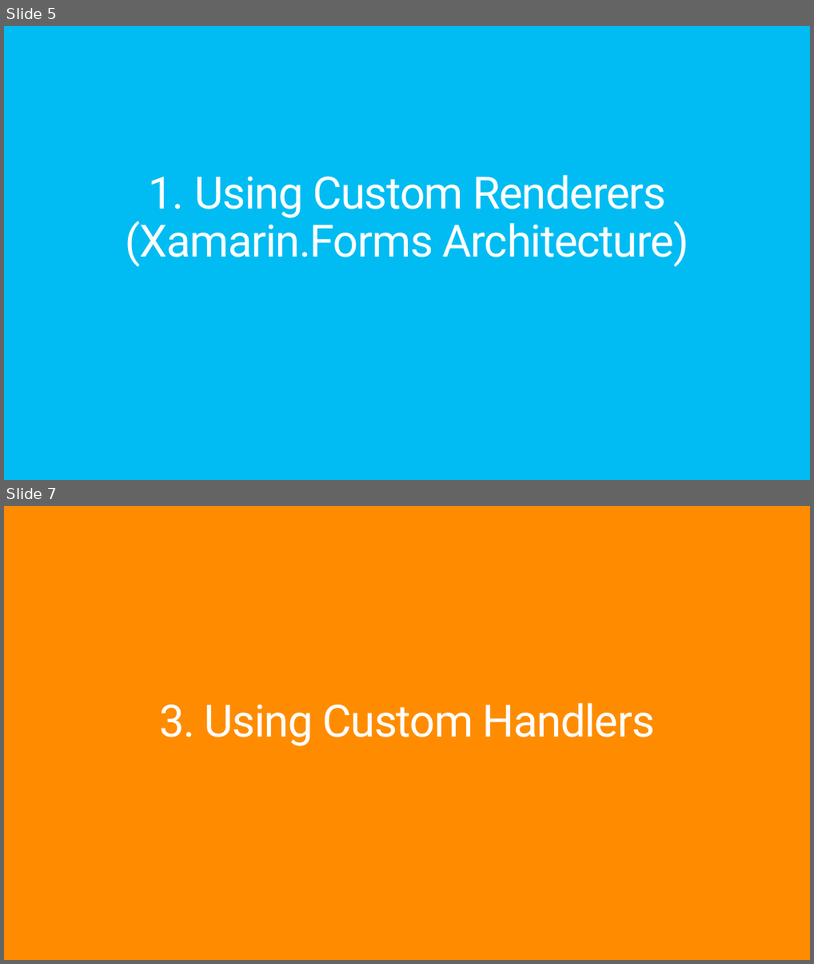
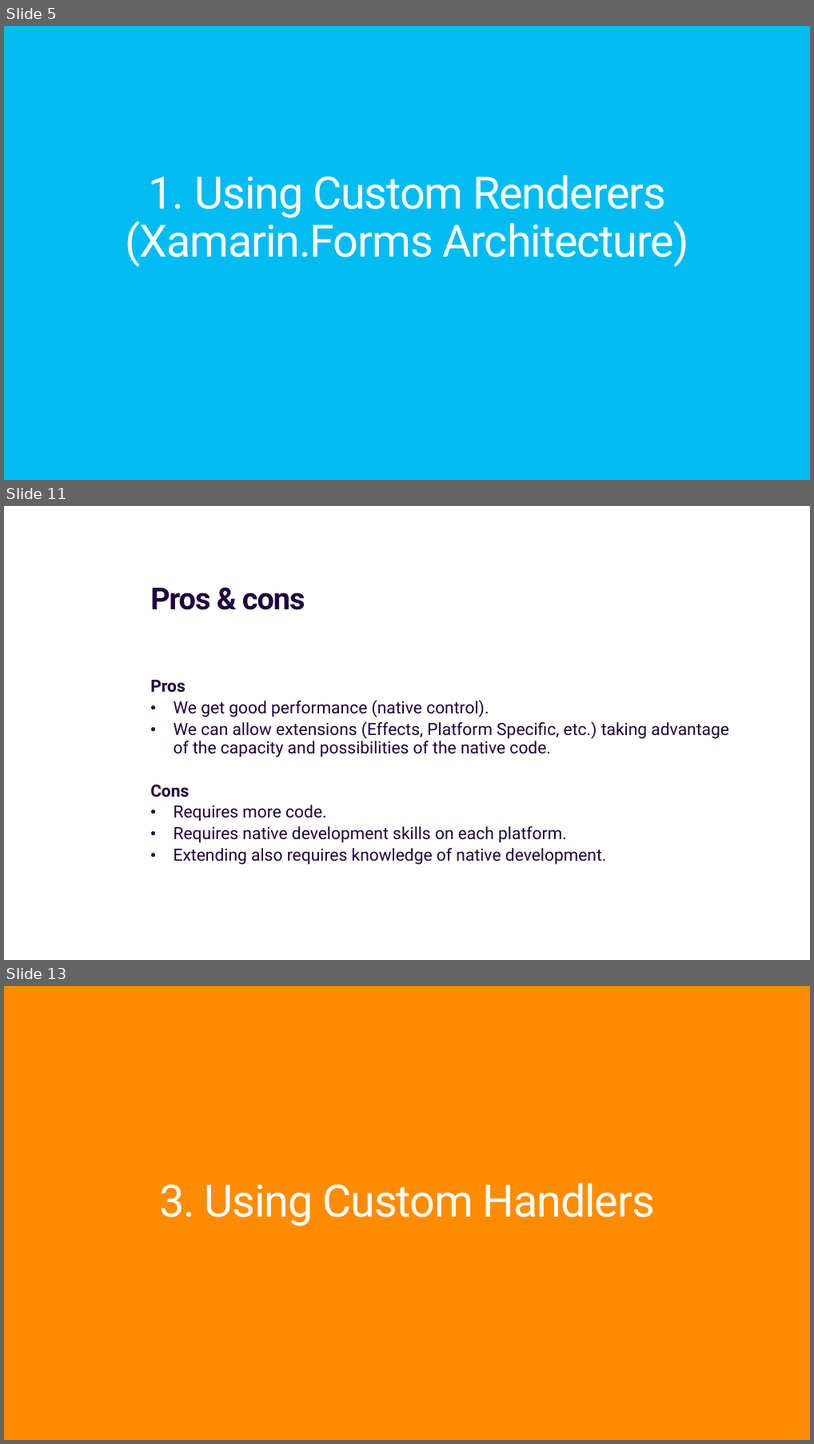
Before and after one commit to jsuarezruiz/ways-create-netmaui-controls, a slide deck: ways-create-netmaui-controls.pptx. Shown one above the other, each under a label of ours: slides 5 and 7 before the commit, slides 5, 11 and 13 after it; the slides between them are not shown. The pictures are 814x964 and 814x1444 pixels, drawn with LibreOffice and Linux fonts; fonts in the diff are those of the drawing. Boxes give left, top, right and bottom in pixels: in the first picture for what was removed or moved away, otherwise in the second. Text is boxed around its words. In the diff, an @@ line names an element or a change of style, - is before the commit and + after.

```diff
--- a/ways-create-netmaui-controls.pptx
+++ b/ways-create-netmaui-controls.pptx
@@ slide 11 added at [4, 506, 810, 960], background #FFFFFF @@
@@ title added at [150, 588, 306, 610], 36 pt, text #210140, bold @@
+Pros & cons
@@ text added at [150, 680, 730, 864], 20 pt, text #210140 @@
+Pros
+• We get good performance (native control).
+• We can allow extensions (Effects, Platform Specific, etc.) taking advantage of the capacity and possibilities of the native code.
+Cons
+• Requires more code.
+• Requires native development skills on each platform.
+• Extending also requires knowledge of native development.
@@ what was slide 7 is now slide 13 @@
```
Also in this commit, not shown: 1 slide changed, 14 other slides added, 1 slide removed.
